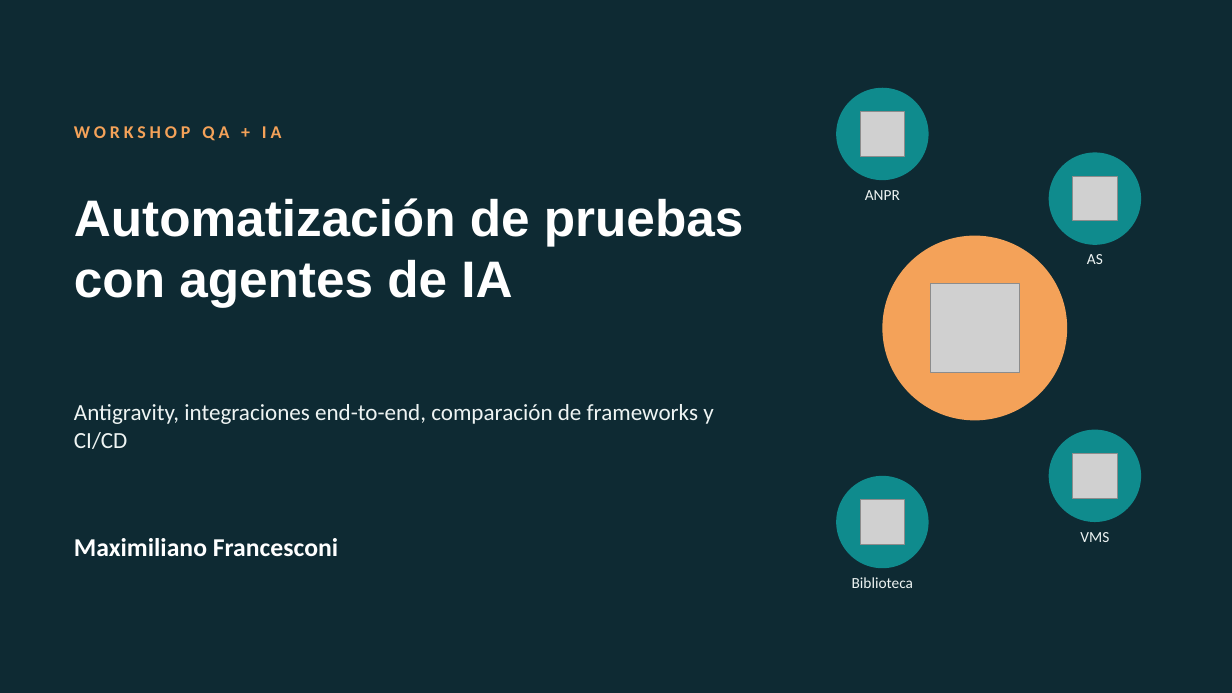
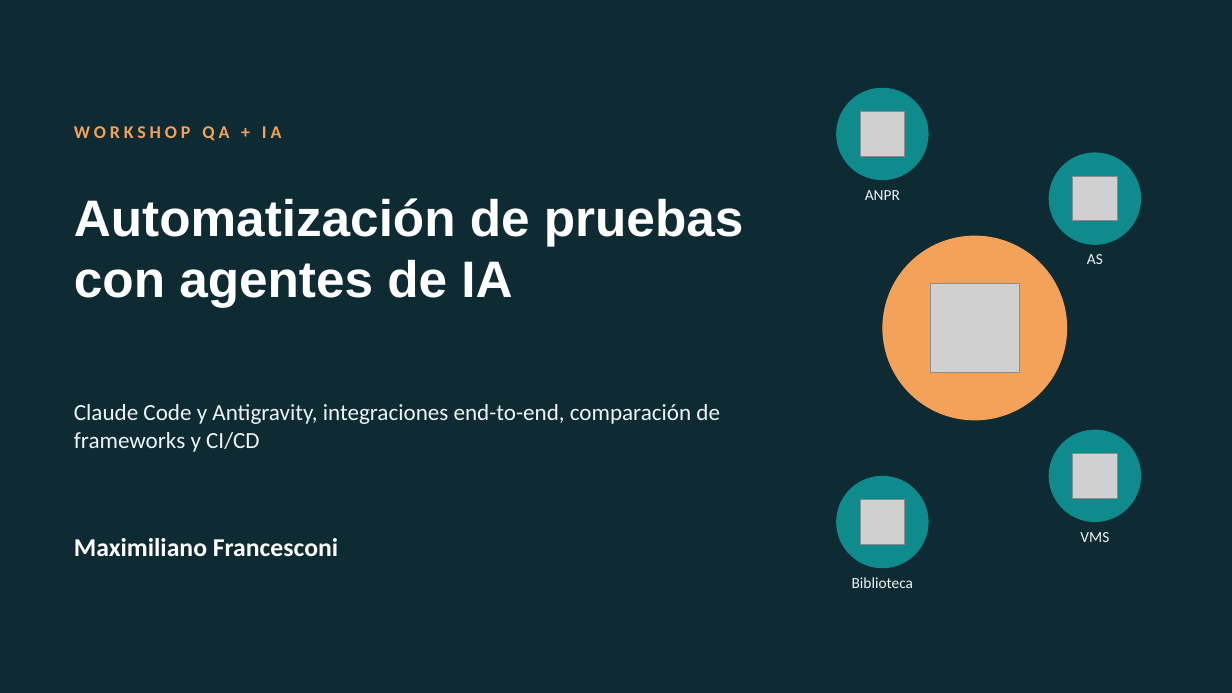
Before and after one commit to maximilianofni/qa-ai-workshop, a slide deck: slide 1 of docs/Workshop-QA-IA.pptx. Drawn at 1232x693 pixels with LibreOffice and Linux fonts; fonts in the diff are those of the drawing; grey boxes stand for pictures. Boxes give left, top, right and bottom in pixels: in the first picture for what was removed or moved away, otherwise in the second. Text is boxed around its words. In the diff, an @@ line names an element or a change of style, - is before the commit and + after.

```diff
--- a/docs/Workshop-QA-IA.pptx
+++ b/docs/Workshop-QA-IA.pptx
@@ text at [74,404,720,452]: text changed @@
-Antigravity, integraciones end-to-end, comparación de frameworks y CI/CD
+Claude Code y Antigravity, integraciones end-to-end, comparación de frameworks y CI/CD
```
Also in this commit, not shown: 5 other slides changed, 3 slides added, 3 slides removed, 3 other files.
